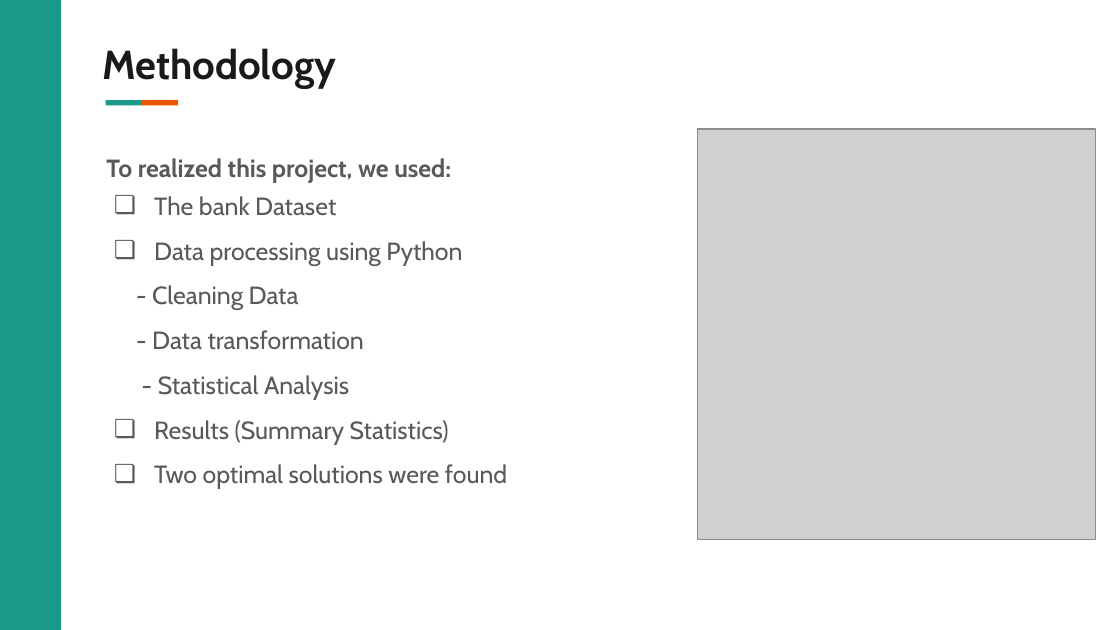
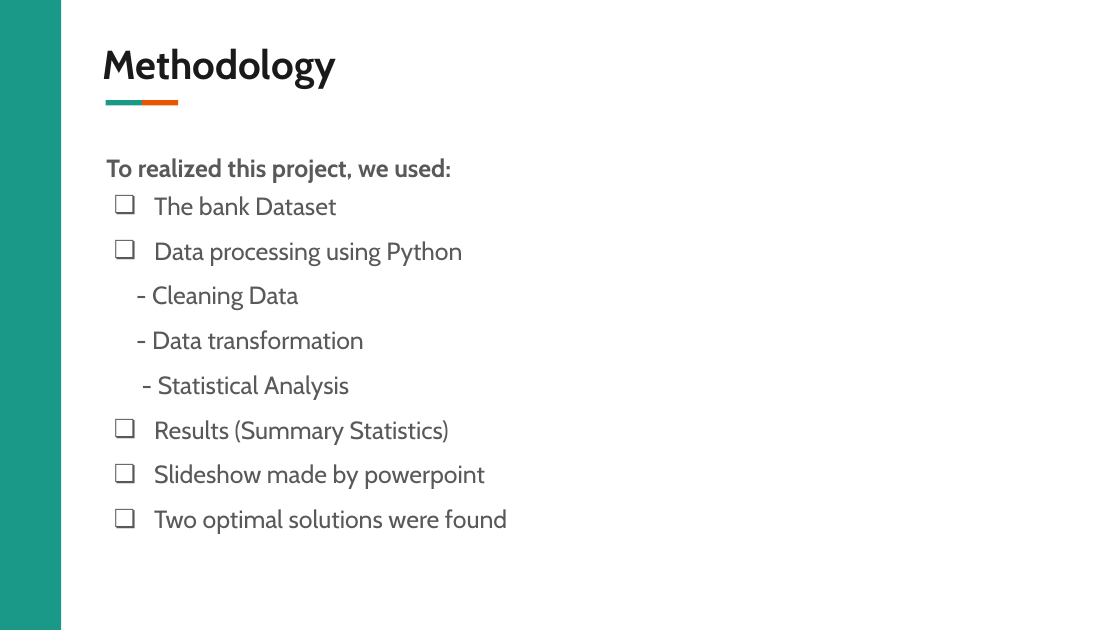
Before and after one commit to VIP509/Business-Intelligence-Project, a slide deck: slide 4 of BI Project Presentation .pptx. Drawn at 1120x630 pixels with LibreOffice and Linux fonts; fonts in the diff are those of the drawing; grey boxes stand for pictures; background and template pictures are left out. Boxes give left, top, right and bottom in pixels: in the first picture for what was removed or moved away, otherwise in the second. Text is boxed around its words. In the diff, an @@ line names an element or a change of style, - is before the commit and + after.

```diff
--- a/BI Project Presentation .pptx
+++ b/BI Project Presentation .pptx
@@ picture removed at (698, 129, 1095, 540) @@
@@ text at (154, 464, 485, 489): paragraph added @@
+❏ Slideshow made by powerpoint
```
Also in this commit, not shown: 2 other slides changed.
